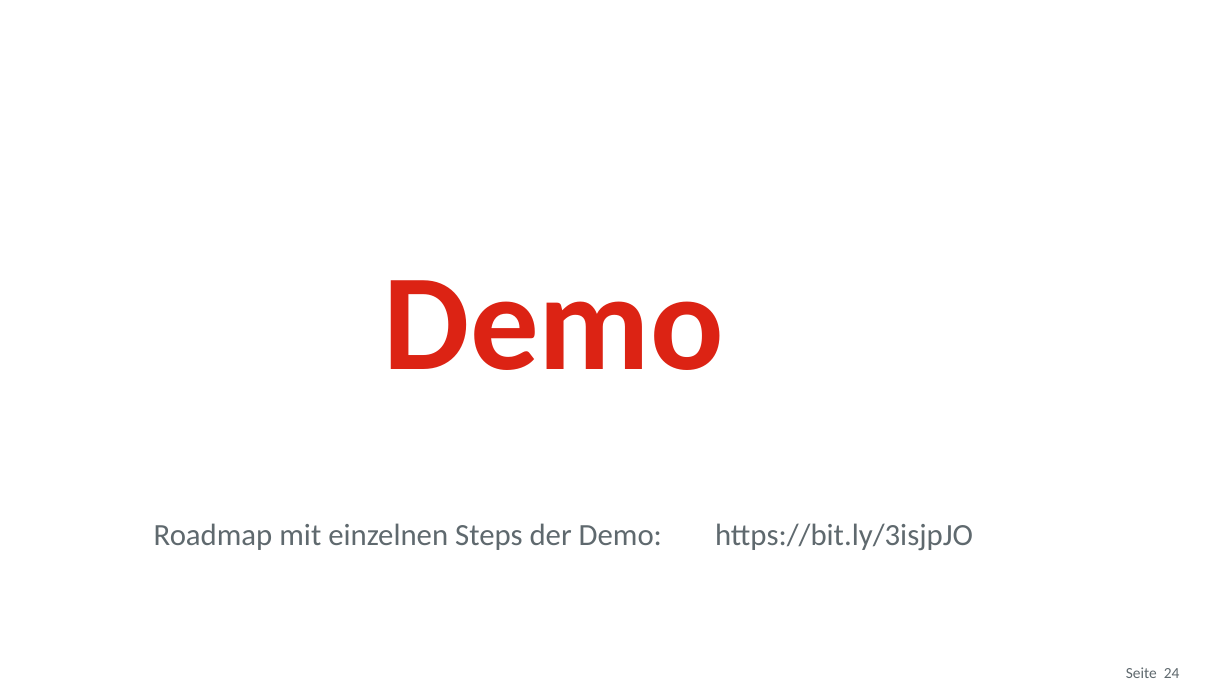
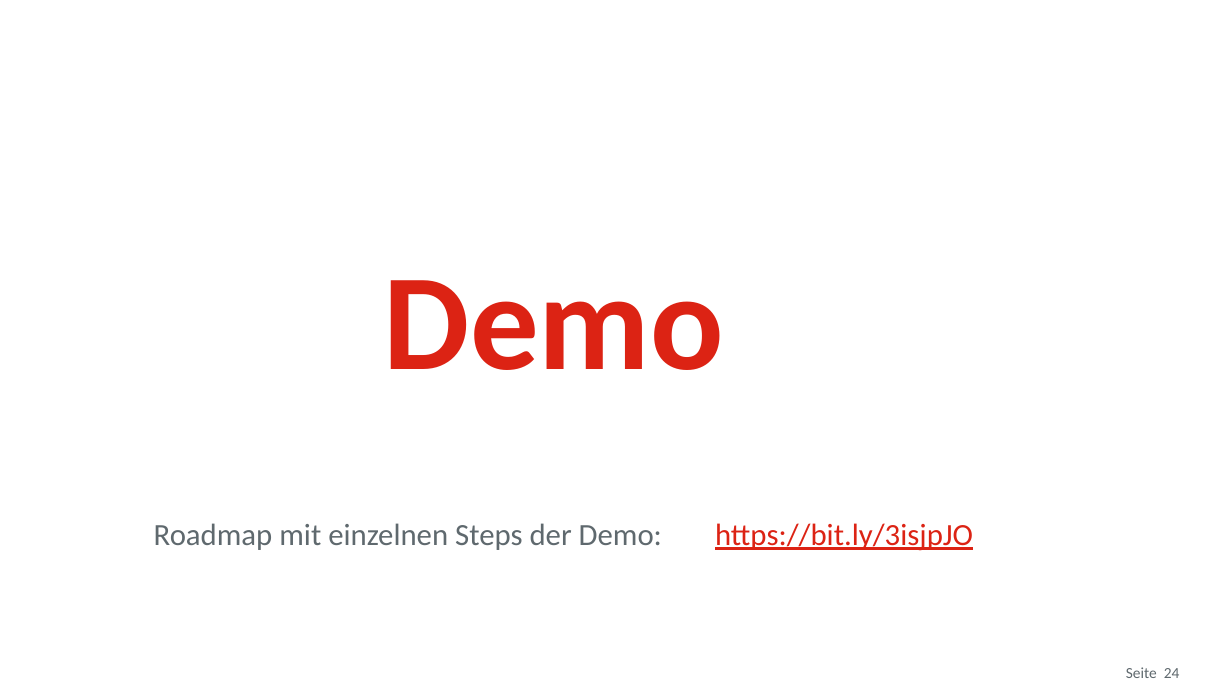
Before and after one commit to osp-ottogroup/movex-cdc, a slide deck: slide 24 of doc/2021-06_TriXX_OSP.pptx. Drawn at 1232x693 pixels with LibreOffice and Linux fonts; fonts in the diff are those of the drawing; background and template pictures are left out. Boxes give left, top, right and bottom in pixels: in the first picture for what was removed or moved away, otherwise in the second. Text is boxed around its words. In the diff, an @@ line names an element or a change of style, - is before the commit and + after.

```diff
--- a/doc/2021-06_TriXX_OSP.pptx
+++ b/doc/2021-06_TriXX_OSP.pptx
@@ text "Roadmap mit einzelnen Steps der ..." at (154, 523, 973, 551): text colour #5F696E to #DC2314, underline on in "https://bit.ly/3isjpJO" @@
```
Also in this commit, not shown: 1 other file.
